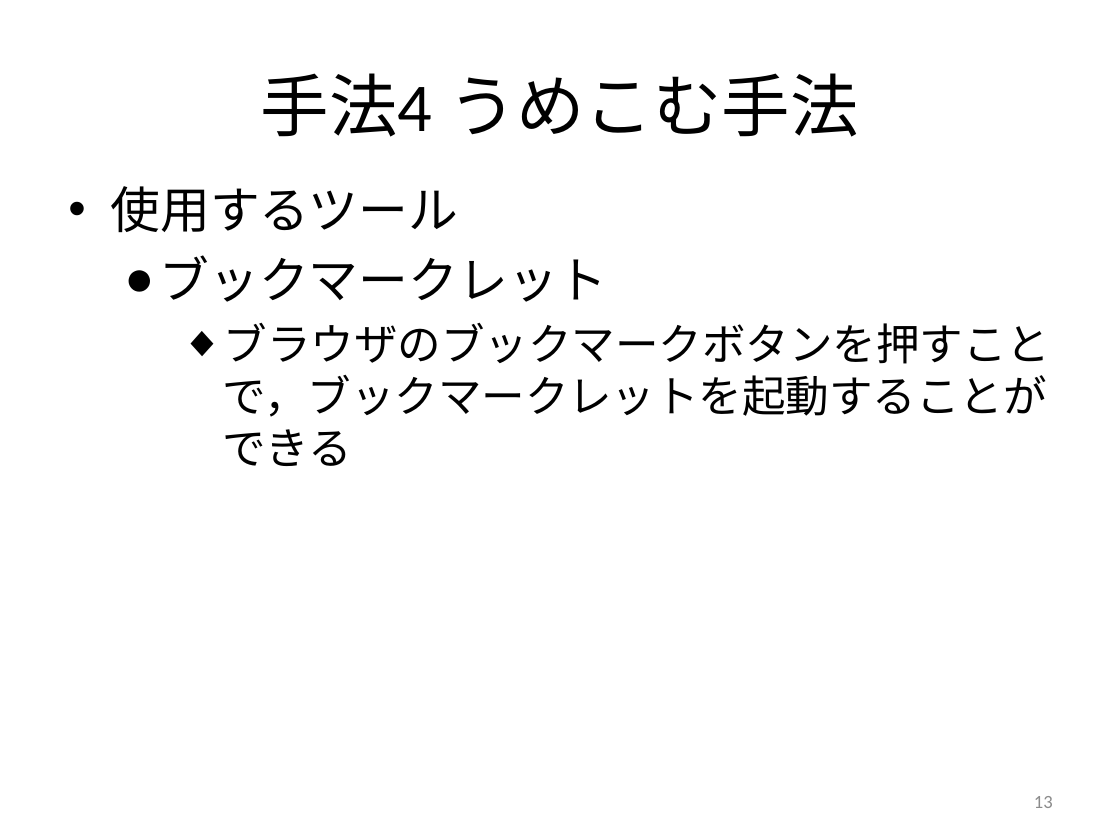
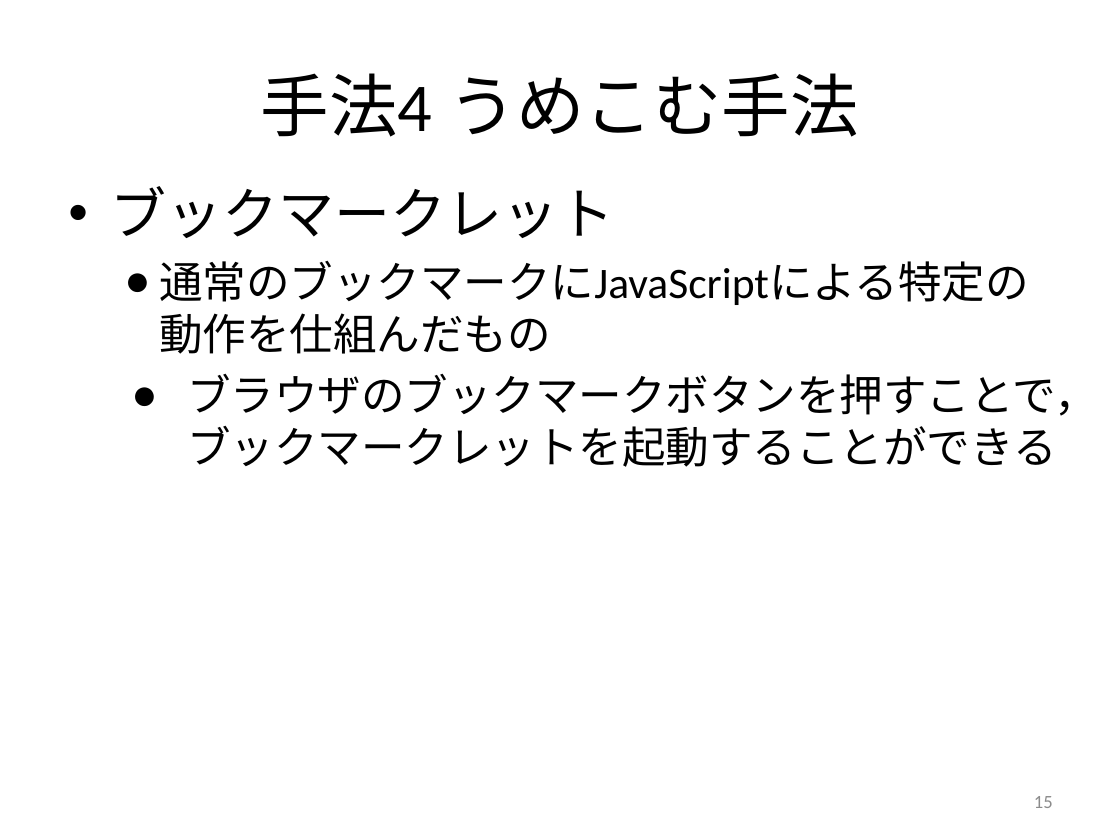
Before and after one commit to keimatsui/kadai, a slide deck: slide 15 of 卒業論文/2012/工藤亮/卒論発表（工藤）.pptx (slide 13 before the commit). Drawn at 1120x840 pixels with LibreOffice and Linux fonts; fonts in the diff are those of the drawing. Boxes give left, top, right and bottom in pixels: in the first picture for what was removed or moved away, otherwise in the second. Text is boxed around its words. In the diff, an @@ line names an element or a change of style, - is before the commit and + after.

```diff
--- a/卒業論文/2012/工藤亮/卒論発表（工藤）.pptx
+++ b/卒業論文/2012/工藤亮/卒論発表（工藤）.pptx
@@ text at [111, 186, 459, 233]: paragraph removed @@
-• 使用するツール
@@ text at [111, 186, 1097, 467]: size 32 to 36 pt in "ブックマークレット"; bullet ● to •; list level 2 to 1 in "ブックマークレット"; bullet ◆ to ●; list level 3 to 2 in "ブラウザのブックマークボタンを押すことで，ブックマークレットを起動することができる" @@
@@ text at [159, 261, 1028, 305]: paragraph added @@
+  ● 通常のブックマークにJavaScriptによる特定の動作を仕組んだもの
@@ page number at [1034, 796, 1053, 808]: text changed @@
-13
+15
```
Also in this commit, not shown: 14 other slides changed, 3 slides added, 3 slides removed.
